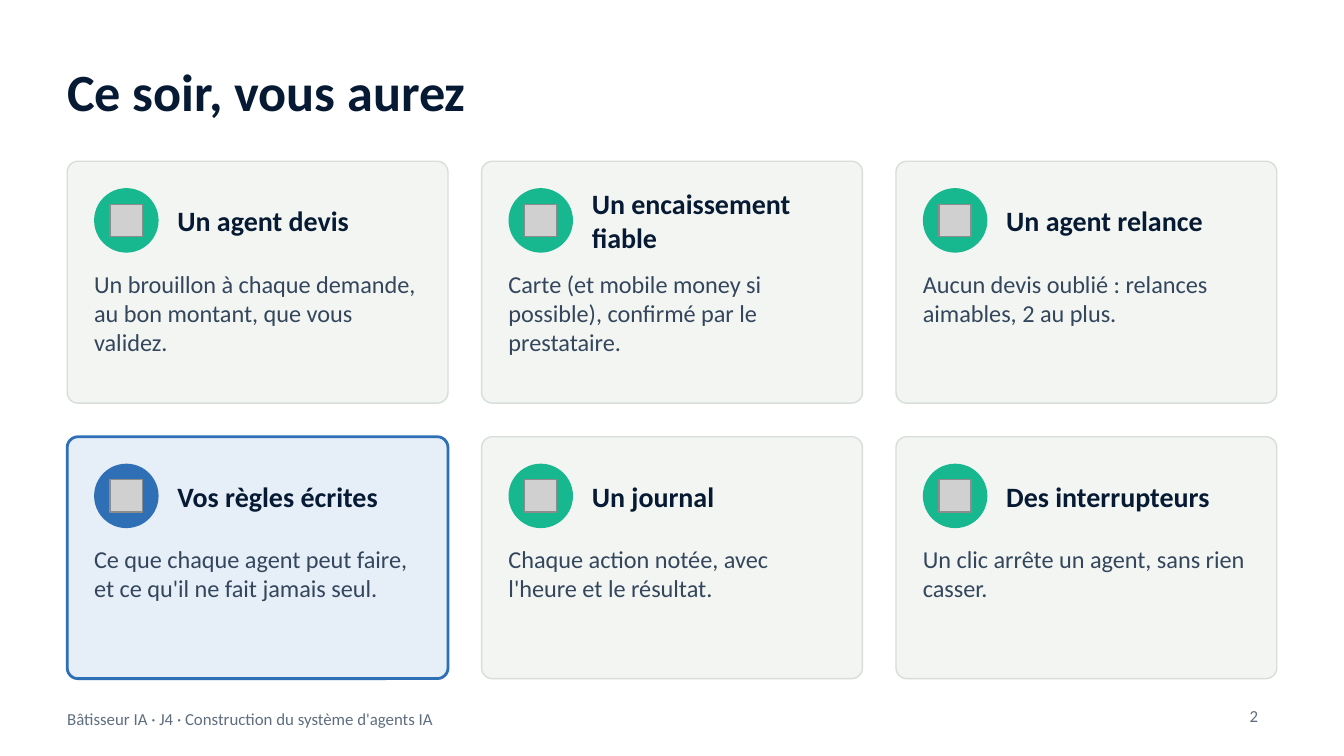
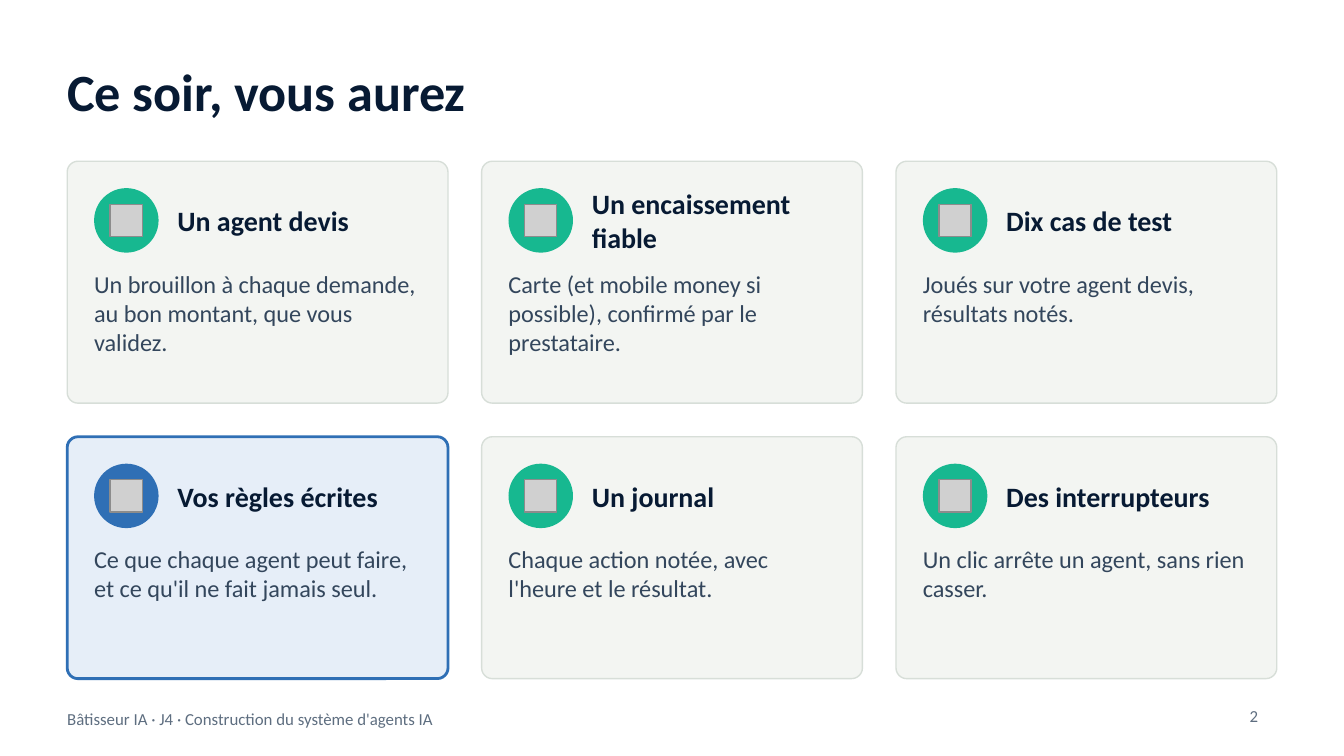
Before and after one commit to benyG/cisspbootcamp, a slide deck: slide 2 of content/library/files/Batisseur-IA-J4.pptx. Drawn at 1344x756 pixels with LibreOffice and Linux fonts; fonts in the diff are those of the drawing; grey boxes stand for pictures. Boxes give left, top, right and bottom in pixels: in the first picture for what was removed or moved away, otherwise in the second. Text is boxed around its words. In the diff, an @@ line names an element or a change of style, - is before the commit and + after.

```diff
--- a/content/library/files/Batisseur-IA-J4.pptx
+++ b/content/library/files/Batisseur-IA-J4.pptx
@@ text at (1006, 211, 1172, 232): text changed @@
-Un agent relance
+Dix cas de test
@@ text at (923, 276, 1194, 322): text changed @@
-Aucun devis oublié : relances aimables, 2 au plus.
+Joués sur votre agent devis, résultats notés.
```
Also in this commit, not shown: 6 other slides changed, 7 other files.
